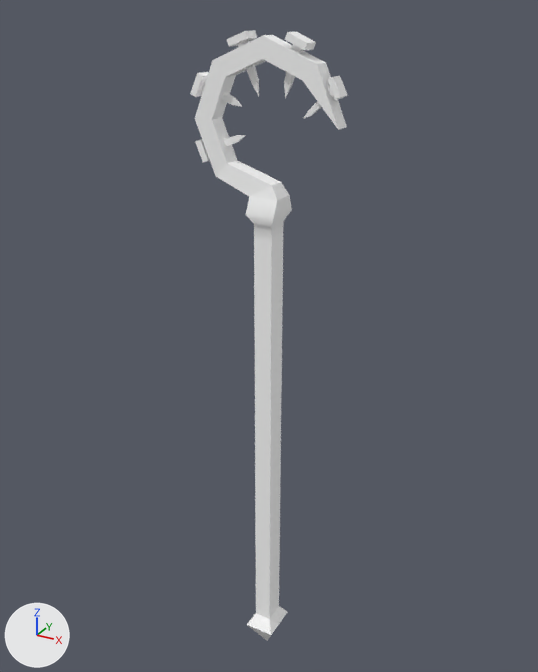
Renders of the glTF model assets/synty/simple_fantasy/models/SF_Wep_Hook_01.glb from each side of a commit.
One viewpoint serves both versions: a 50 mm camera at (0.0171, -0.0308, 0.0363) aimed at (-0.0004, 0.0011, 0.0203). Lighting does not change. The marker at lower left points along +X, +Y and +Z.

In view in the first picture: 'SF_Wep_Hook_01'.
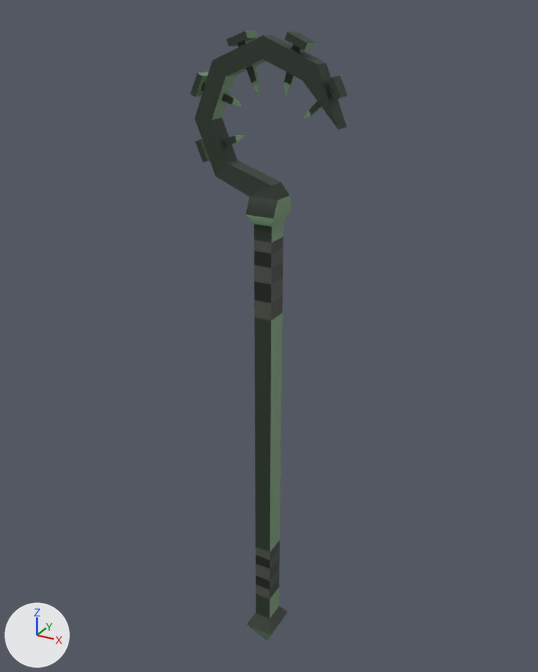
The change in detail:
Picture 'Undead_Footman_01' (img_undead_footman_01) is new.
In material 'lambert1' (mat_lambert1), base_color is no longer (1.0, 1.0, 1.0), white #ffffff.
In material 'lambert1' (mat_lambert1), texture is now set to img_undead_footman_01.

What differs and where, as boxes (x1, y1, x2, y2) in the pictures (538 x 672 px):
'SF_Wep_Hook_01', surface changed (grey to black)
    both: (190, 30, 347, 641)
